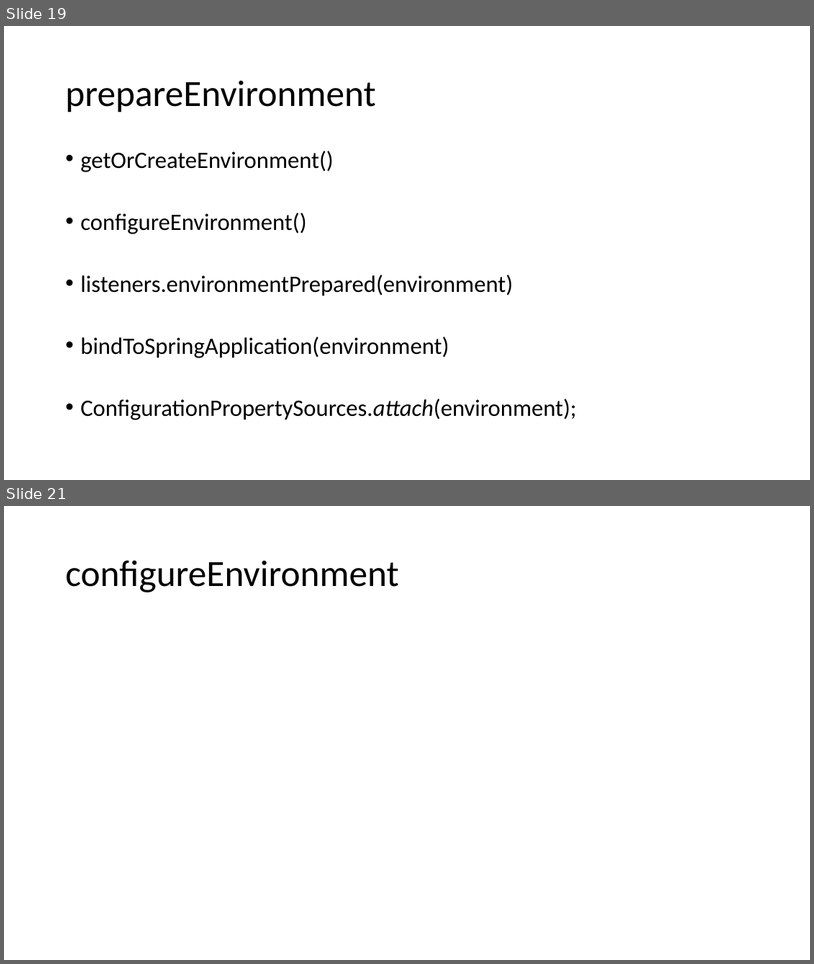
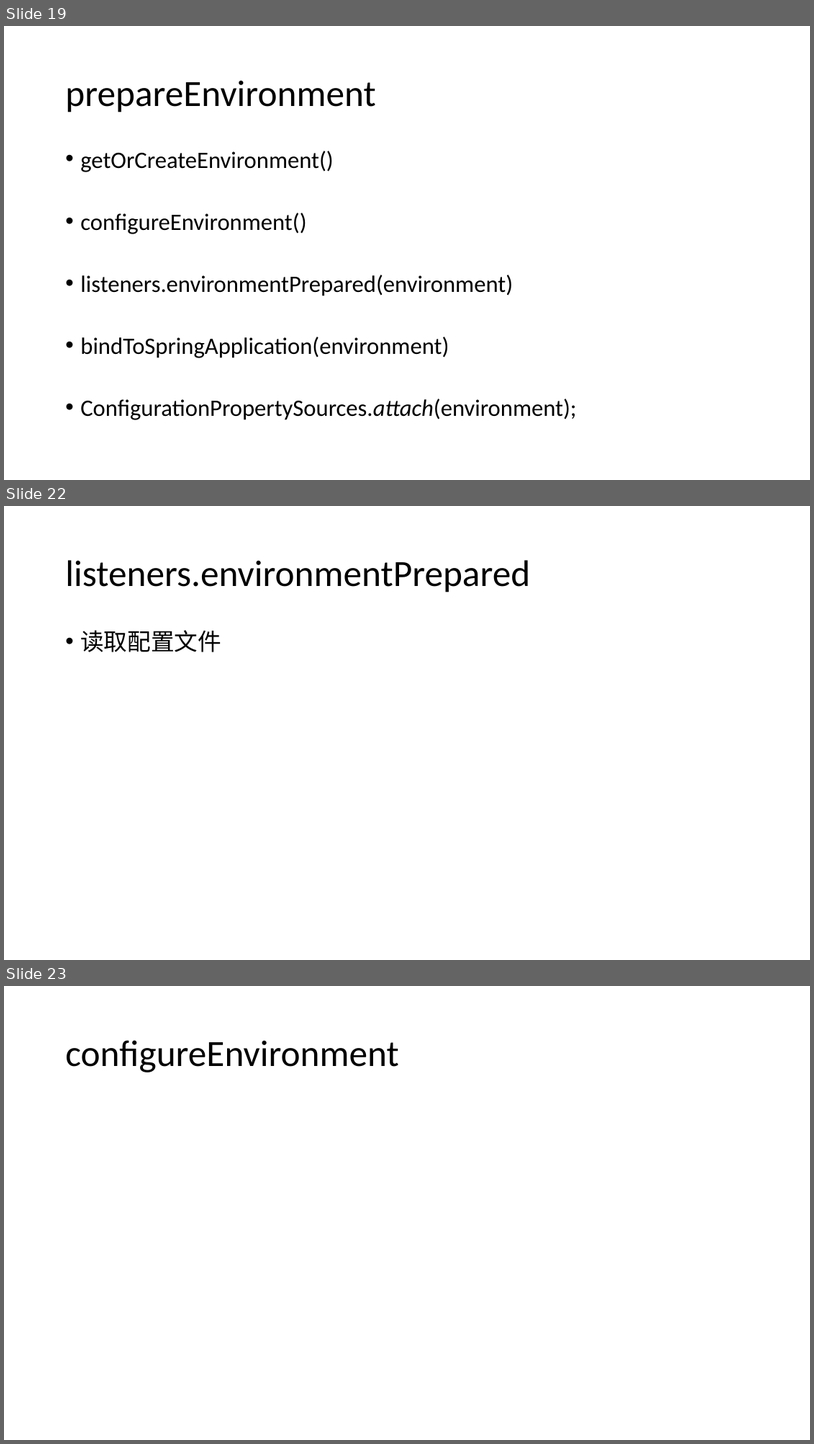
Before and after one commit to jungle0127/SpringBootLearning, a slide deck: docs/Springboot process.pptx. Shown one above the other, each under a label of ours: slides 19 and 21 before the commit, slides 19, 22 and 23 after it; the slides between them are not shown. The pictures are 814x964 and 814x1444 pixels, drawn with LibreOffice and Linux fonts; fonts in the diff are those of the drawing. Boxes give left, top, right and bottom in pixels: in the first picture for what was removed or moved away, otherwise in the second. Text is boxed around its words. In the diff, an @@ line names an element or a change of style, - is before the commit and + after.

Commit message:
updated slides

```diff
--- a/docs/Springboot process.pptx
+++ b/docs/Springboot process.pptx
@@ slide 22 added at <box>4,506,810,960</box>, background #FFFFFF @@
@@ title added at <box>65,560,530,592</box>, 44 pt, text #000000 @@
+listeners.environmentPrepared
@@ text added at <box>80,630,221,652</box>, 28 pt, text #000000 @@
+• 读取配置文件
@@ what was slide 21 is now slide 23 @@
```
Also in this commit, not shown: 1 slide changed, 2 other slides added, 6 other files.
